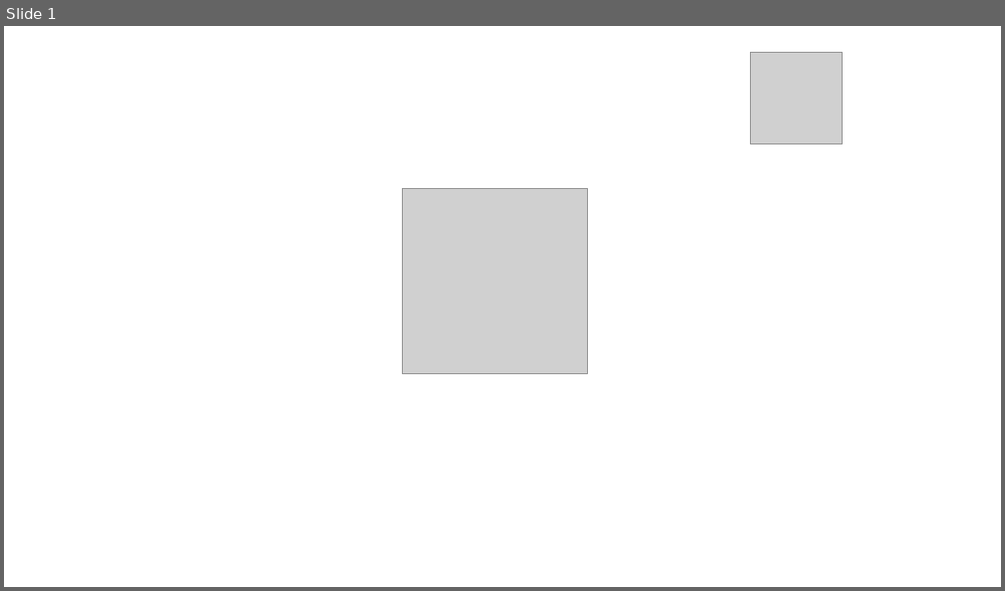
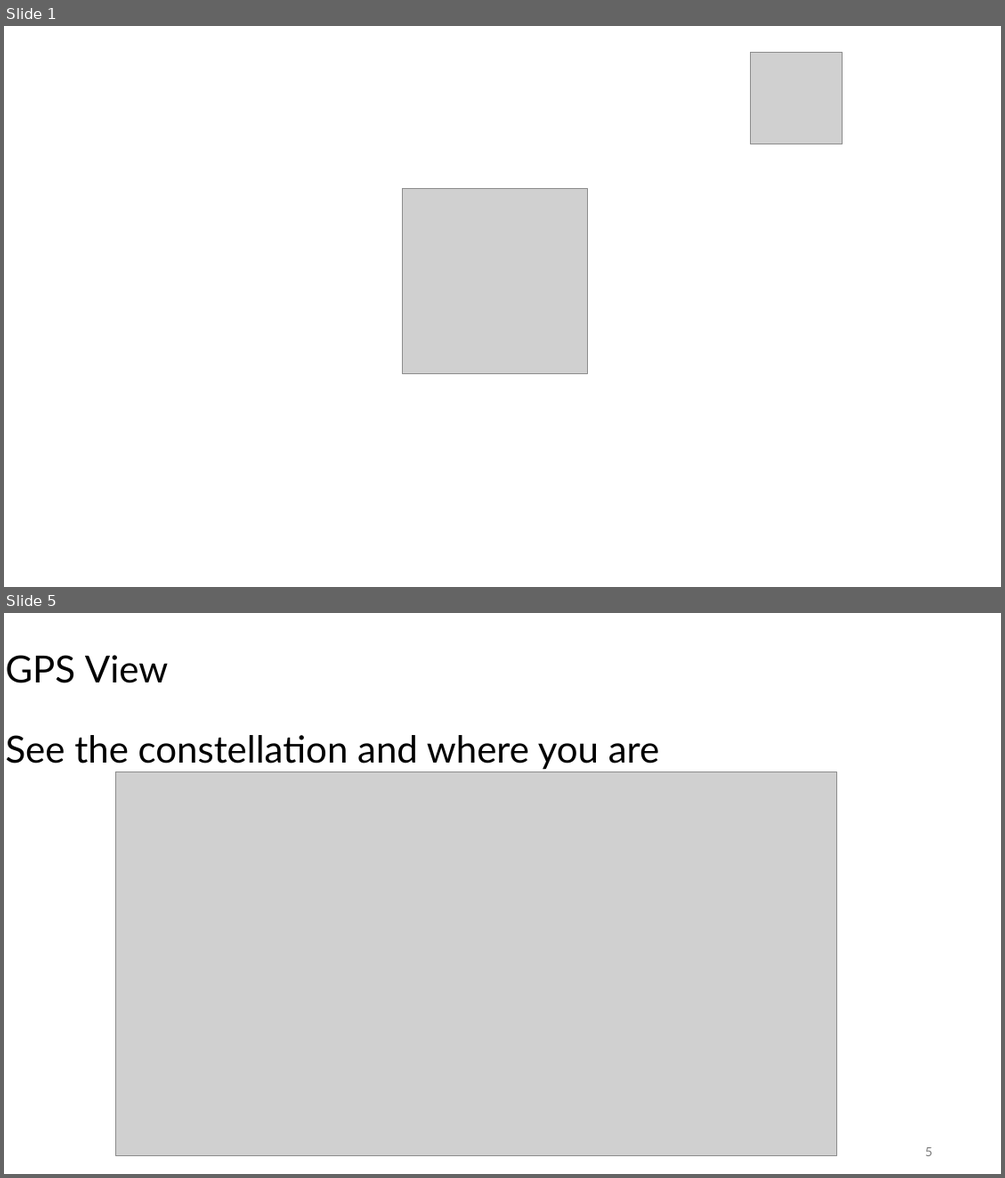
Before and after one commit to nprobert/AutoISAC-ACT-AdvWireless, a slide deck: 4 ACT AW - GPS.pptx. Shown one above the other, each under a label of ours: slide 1 before the commit, slides 1 and 5 after it; the slides between them are not shown. The pictures are 1005x591 and 1005x1178 pixels, drawn with LibreOffice and Linux fonts; fonts in the diff are those of the drawing; grey boxes stand for pictures. Boxes give left, top, right and bottom in pixels: in the first picture for what was removed or moved away, otherwise in the second. Text is boxed around its words. In the diff, an @@ line names an element or a change of style, - is before the commit and + after.

```diff
--- a/4 ACT AW - GPS.pptx
+++ b/4 ACT AW - GPS.pptx
@@ slide 5 added at bbox=[4, 613, 1001, 1174], background #FFFFFF @@
@@ title added at bbox=[6, 655, 659, 770], 36 pt, text #000000 @@
+GPS View
+See the constellation and where you are
@@ picture added at bbox=[116, 772, 838, 1155] @@
@@ page number added at bbox=[925, 1147, 932, 1156], 12 pt, text #797979 @@
+5
```
Also in this commit, not shown: 1 slide changed, 3 other slides added, 6 slides removed, 3 other files.
